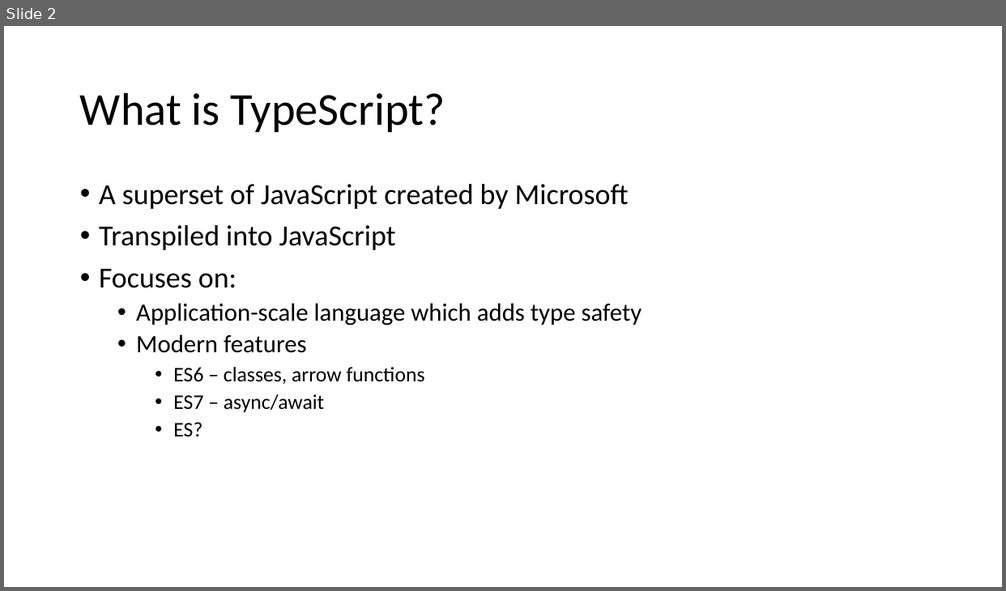
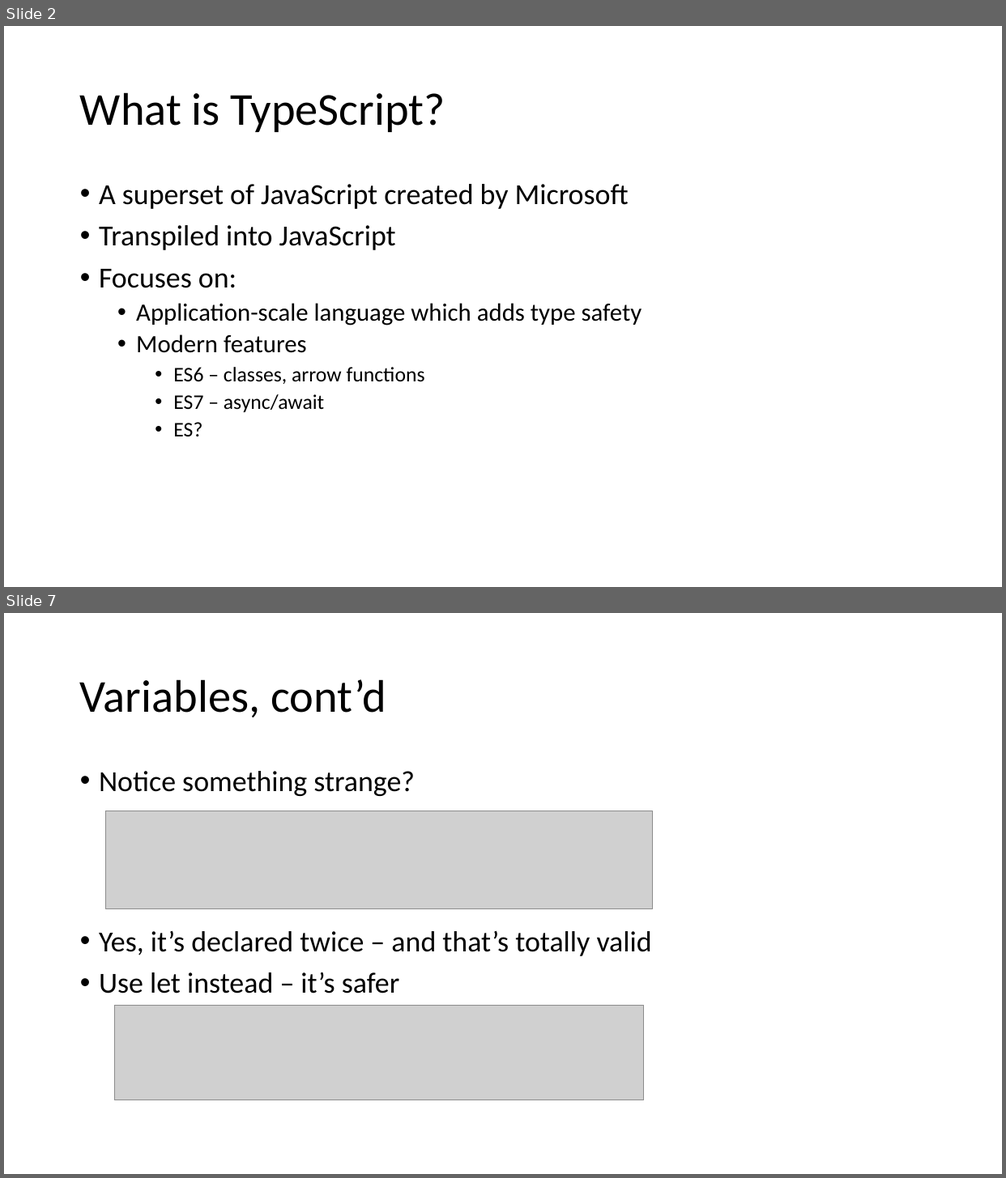
Before and after one commit to schneidenbach/Angular2-AspNetCore-TypeScript-Workshop, a slide deck: slides/1 - TypeScript.pptx. Shown one above the other, each under a label of ours: slide 2 before the commit, slides 2 and 7 after it; the slides between them are not shown. The pictures are 1006x591 and 1006x1178 pixels, drawn with LibreOffice and Linux fonts; fonts in the diff are those of the drawing; grey boxes stand for pictures. Boxes give left, top, right and bottom in pixels: in the first picture for what was removed or moved away, otherwise in the second. Text is boxed around its words. In the diff, an @@ line names an element or a change of style, - is before the commit and + after.

```diff
--- a/slides/1 - TypeScript.pptx
+++ b/slides/1 - TypeScript.pptx
@@ slide 7 added at (x1=4, y1=613, x2=1002, y2=1174), background #FFFFFF @@
@@ title added at (x1=80, y1=679, x2=386, y2=717), 44 pt, text #000000 @@
+Variables, cont’d
@@ text added at (x1=99, y1=771, x2=652, y2=994), 28 pt, text #000000 @@
+• Notice something strange?
+• Yes, it’s declared twice – and that’s totally valid
+• Use let instead – it’s safer
@@ picture added at (x1=105, y1=811, x2=652, y2=909) @@
@@ picture added at (x1=114, y1=1005, x2=643, y2=1101) @@
```
Also in this commit, not shown: 16 other slides added, 2 slides removed, 14 other files.
